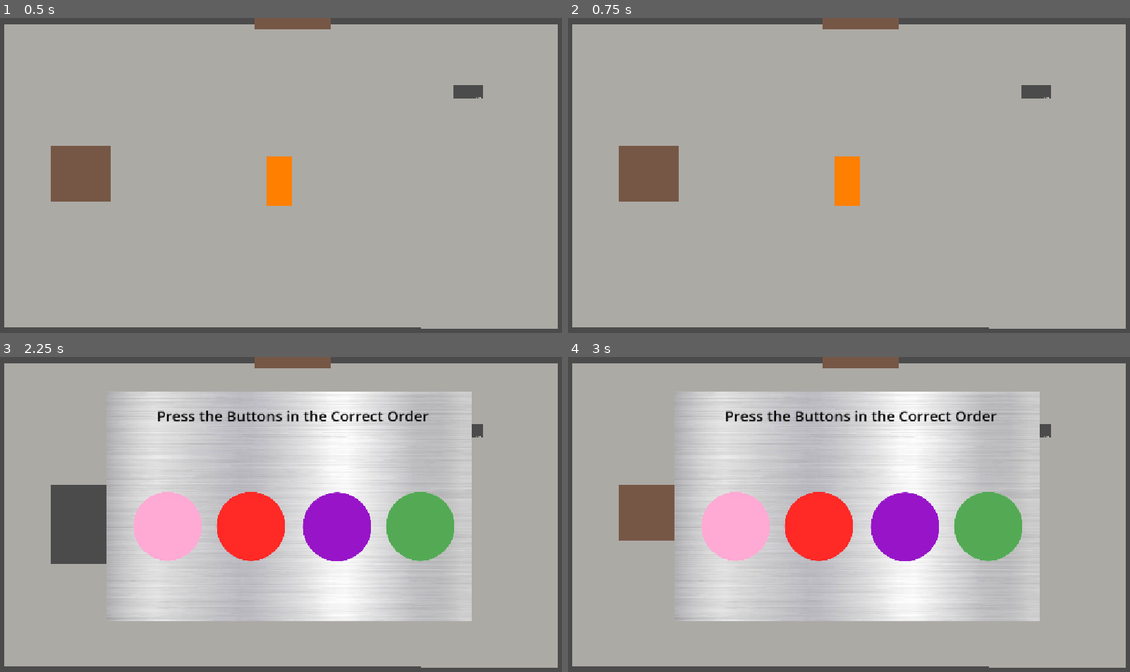
Above: before the commit, frames 1-4 (two rows, left to right).
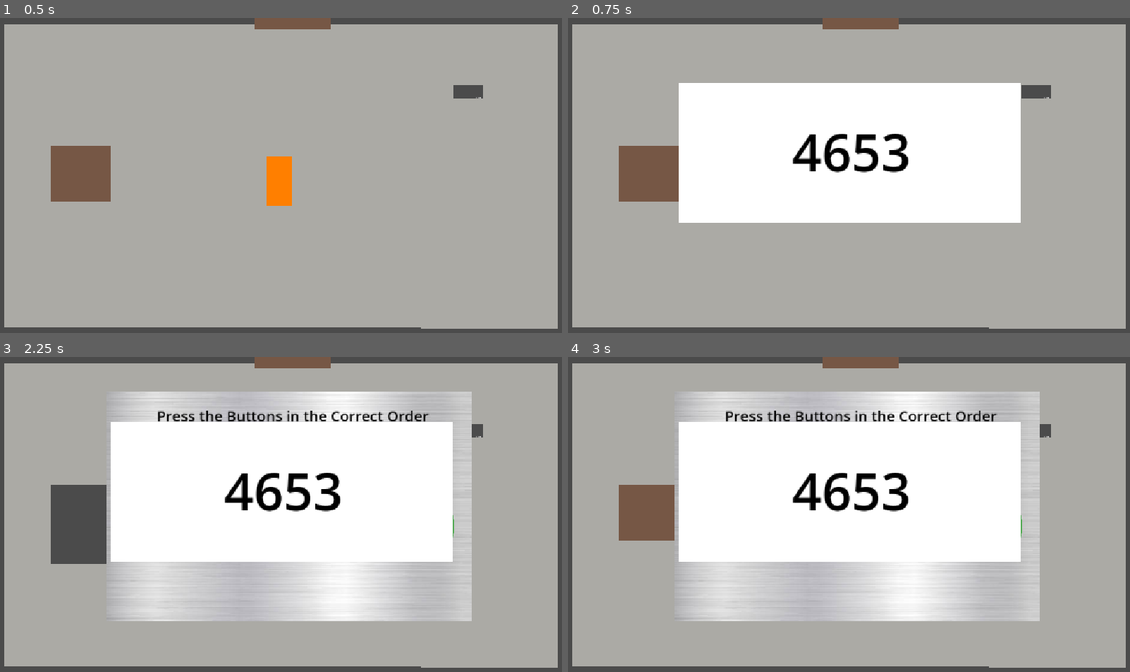
Above: after the commit, the same moments.

Repository: sahananarahari/escape-game
Game: Godot game, scene res://scenes/room_1.tscn
Same seed, same stepped clock (60 frames per second), same inputs: the game is played once before the commit and once after it.
Inputs (mouse positions are in pixels of both pictures, inside the frame that each line leads up to):
- Up to frame 1 (0.5 s): no input
- Up to frame 2 (0.75 s): click (1034, 93) at 0.52 s
- Up to frame 3 (2.25 s): click (466, 432) at 1.27 s; click (78, 511) at 2 s
- Up to frame 4 (3 s): click (820, 527) at 2.75 s

Frame 1 is identical in both runs. In frame 2, 27% of the frame differs, in the area x 19-81%, y 20-66%; in frame 3, 25%; in frame 4, 25%.

Commit message:
added clue to room1

Diff:
--- a/scenes/room_1.tscn
+++ b/scenes/room_1.tscn
@@ -9,6 +9,7 @@
 [ext_resource type="Script" uid="uid://b01jupn0h32df" path="res://scripts/puzzle_manager_puzzle1.gd" id="7_wy464"]
 [ext_resource type="Texture2D" uid="uid://dlch4x8t0he5f" path="res://assets/puzzlebg.jpg" id="8_4wlnl"]
 [ext_resource type="Texture2D" uid="uid://bmnqp70sphlav" path="res://assets/pinkbutton.png" id="9_k86bo"]
+[ext_resource type="Script" uid="uid://dp0y6o2k4ainu" path="res://scripts/puzzle_1_clue.gd" id="10_4wlnl"]
 
 [sub_resource type="RectangleShape2D" id="RectangleShape2D_vu5en"]
 size = Vector2(57, 104)
@@ -246,12 +247,13 @@
 horizontal_alignment = 1
 
 [node name="puzzle1clue" type="Node2D" parent="." unique_id=762602889]
+script = ExtResource("10_4wlnl")
 
 [node name="StaticBody2D" type="StaticBody2D" parent="puzzle1clue" unique_id=509418683]
 position = Vector2(930, 137)
 scale = Vector2(0.40137765, 0.064352706)
 
-[node name="TextureButton" type="TextureButton" parent="puzzle1clue/StaticBody2D" unique_id=1834548221]
+[node name="clue_button" type="TextureButton" parent="puzzle1clue/StaticBody2D" unique_id=1834548221]
 offset_right = 356.0
 offset_bottom = 643.0
 scale = Vector2(0.45187503, 0.6827071)
@@ -260,6 +262,26 @@
 [node name="CollisionShape2D" type="CollisionShape2D" parent="puzzle1clue/StaticBody2D" unique_id=418539232]
 position = Vector2(83.44531, 228.09082)
 shape = SubResource("RectangleShape2D_a5kwg")
+
+[node name="clue" type="Node2D" parent="puzzle1clue" unique_id=668263329]
+visible = false
+
+[node name="ColorRect" type="ColorRect" parent="puzzle1clue/clue" unique_id=401531914]
+z_index = 5
+offset_left = 231.0
+offset_top = 132.0
+offset_right = 929.0
+offset_bottom = 418.0
+
+[node name="Label" type="Label" parent="puzzle1clue/clue" unique_id=1100158450]
+z_index = 5
+offset_left = 462.0
+offset_top = 199.0
+offset_right = 704.0
+offset_bottom = 345.0
+theme_override_colors/font_color = Color(0, 0, 0, 1)
+theme_override_font_sizes/font_size = 106
+text = "4653"
 
 [node name="next_level" type="Area2D" parent="." unique_id=1167414492]
 script = SubResource("GDScript_wy464")
@@ -273,4 +295,5 @@
 [connection signal="pressed" from="puzzle1transport/puzzleManagerPuzzle1/button3" to="puzzle1transport/puzzleManagerPuzzle1" method="_on_button_pressed" binds= [3]]
 [connection signal="pressed" from="puzzle1transport/puzzleManagerPuzzle1/button4" to="puzzle1transport/puzzleManagerPuzzle1" method="_on_button_pressed" binds= [4]]
 [connection signal="pressed" from="puzzle1transport/puzzleManagerPuzzle1/button1" to="puzzle1transport/puzzleManagerPuzzle1" method="_on_button_pressed" binds= [1]]
+[connection signal="pressed" from="puzzle1clue/StaticBody2D/clue_button" to="puzzle1clue" method="_on_clue_button_pressed"]
 [connection signal="body_entered" from="next_level" to="puzzle1transport" method="_on_next_level_body_entered"]
--- /dev/null
+++ b/scripts/puzzle_1_clue.gd
@@ -0,0 +1,16 @@
+extends Node2D
+@onready var clue = $clue
+
+# Called when the node enters the scene tree for the first time.
+func _ready() -> void:
+	pass # Replace with function body.
+
+
+# Called every frame. 'delta' is the elapsed time since the previous frame.
+func _process(delta: float) -> void:
+	if (Input.is_action_pressed("exit")):
+		clue.visible = false
+
+
+func _on_clue_button_pressed() -> void:
+	clue.visible = true # Replace with function body.
--- a/scripts/puzzle_1_transport.gd
+++ b/scripts/puzzle_1_transport.gd
@@ -20,4 +20,4 @@
 
 func _on_next_level_body_entered(body: Node2D) -> void:
 	if (body.name == "Character"):
-		get_tree().change_scene_to_file("res://scenes/you_win.tscn") # Replace with function body.
+		get_tree().change_scene_to_file("res://scenes/you_win.tscn")
--- a/scripts/puzzle_manager_puzzle1.gd
+++ b/scripts/puzzle_manager_puzzle1.gd
@@ -2,7 +2,7 @@
 
 @onready var door = get_tree().root.get_node("room1").get_node("door")
 @onready var tryagain = $tryagain
-const CORRECT_PUZZLE: Array[int] = [1, 2, 3, 4]
+const CORRECT_PUZZLE: Array[int] = [1, 3, 4, 2]
 var user_puzzle: Array[int] = []
 
 
Not shown, added: scripts/puzzle_1_clue.gd.uid
